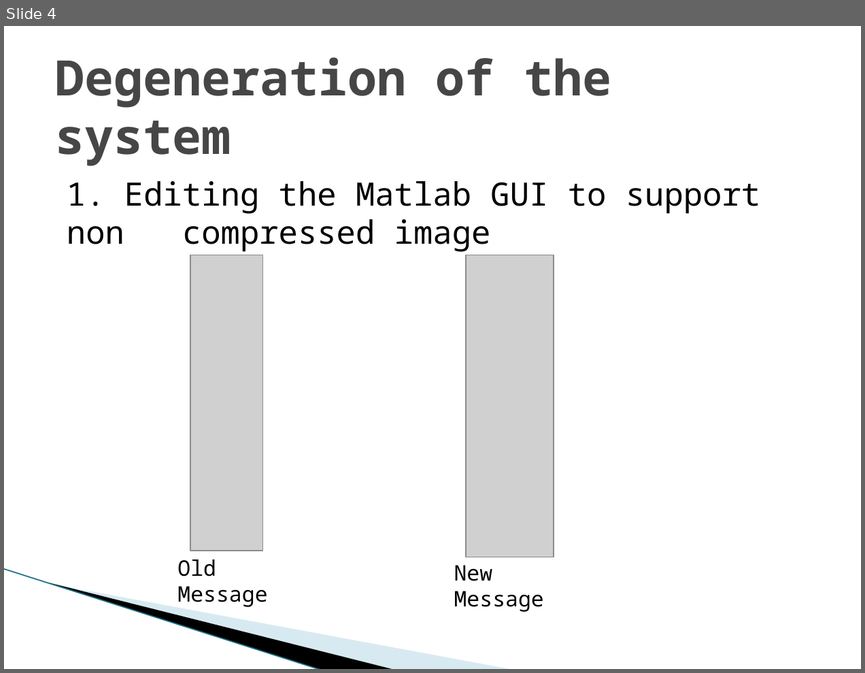
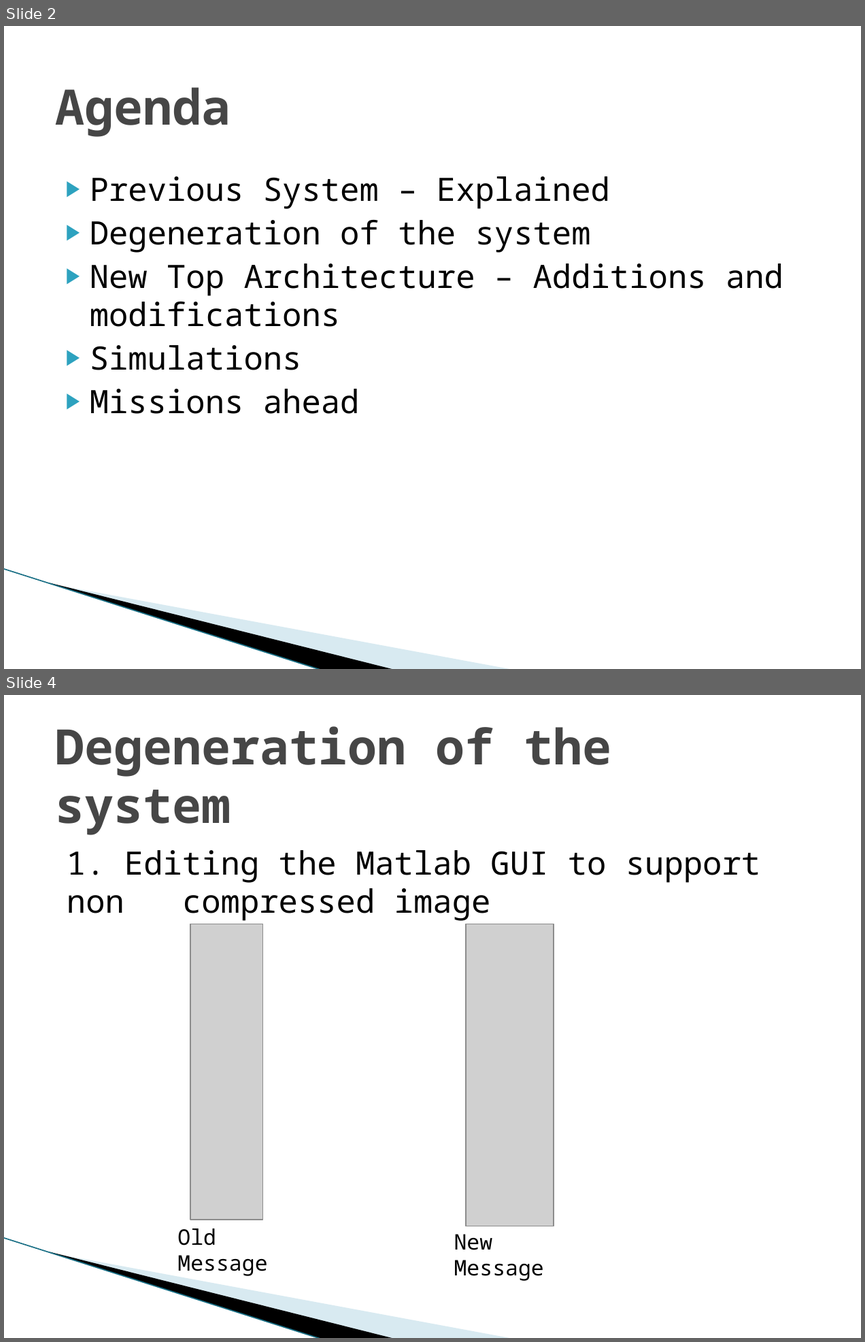
Before and after one commit to shizzz88/image-rotation-technion-ee, a slide deck: Presentation/Mid_Presentation.pptx. Shown one above the other, each under a label of ours: slide 4 before the commit, slides 2 and 4 after it; the slides between them are not shown. The pictures are 865x673 and 865x1342 pixels, drawn with LibreOffice and Linux fonts; fonts in the diff are those of the drawing; grey boxes stand for pictures; background and template pictures are left out. Boxes give left, top, right and bottom in pixels: in the first picture for what was removed or moved away, otherwise in the second. Text is boxed around its words. In the diff, an @@ line names an element or a change of style, - is before the commit and + after.

```diff
--- a/Presentation/Mid_Presentation.pptx
+++ b/Presentation/Mid_Presentation.pptx
@@ slide 2 added at [4,26,861,669], background #FFFFFF; not listed: 3 template elements that a slide beside it also shows @@
@@ title added at [55,87,230,137], 41 pt, text #464646, bold @@
+Agenda
@@ text added at [90,176,783,414], 27 pt, text #000000 @@
+▶ Previous System – Explained
+▶ Degeneration of the system
+▶ New Top Architecture – Additions and modifications
+▶ Simulations
+▶ Missions ahead
```
Also in this commit, not shown: 4 slides changed, 2 slides removed.
